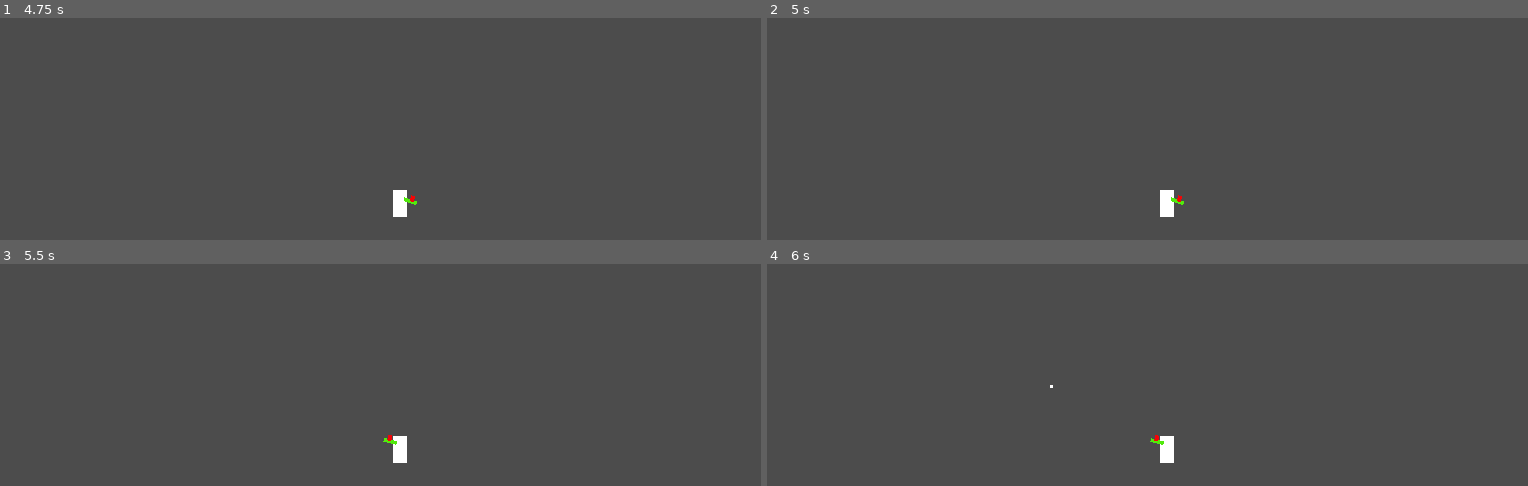
Above: before the commit, frames 1-4 (two rows, left to right).
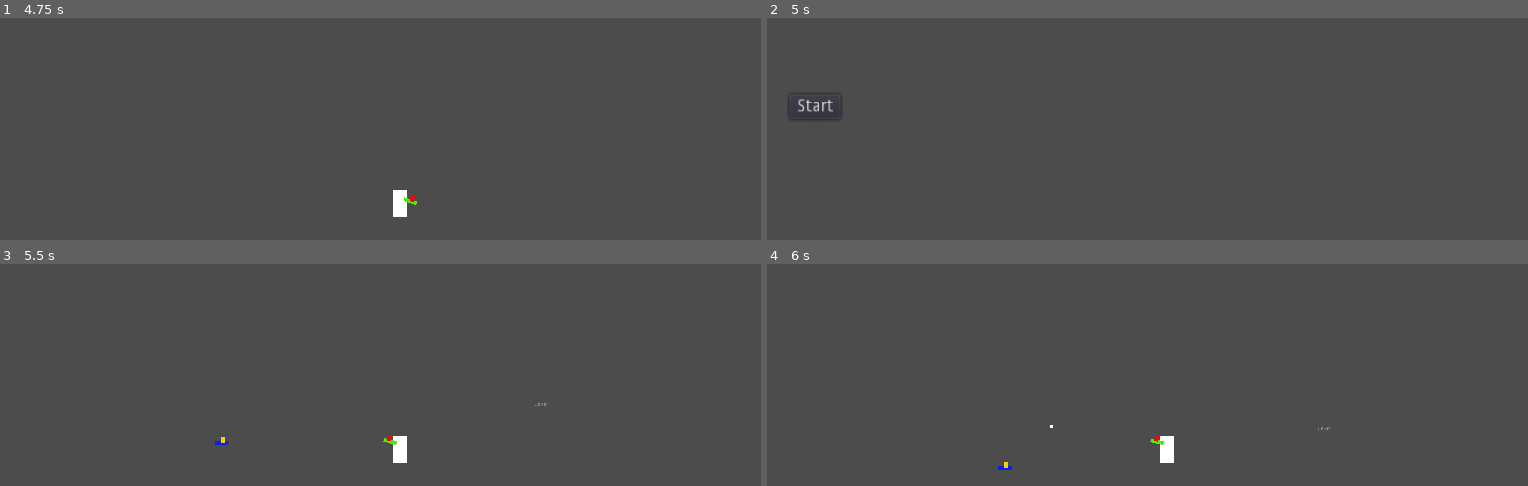
Above: after the commit, the same moments.

Repository: LuizzDutra/Remorse-of-Blue-Pen
Game: Godot game, scene res://Base.tscn
Same seed, same stepped clock (60 frames per second), same inputs: the game is played once before the commit and once after it.
Inputs (mouse positions are in pixels of both pictures, inside the frame that each line leads up to):
- Up to frame 1 (4.75 s): click "Start" at 0.5 s; tap Enter at 1.25, 2.75, 4.25 s; move the mouse to (578, 186) at 1.27 s; hold Shift (dash) 1.28-2.03 s; hold D (move_right) 1.28-2.78 s; tap W (jump) at 1.52, 2.27, 3.77, 4.52 s; tap Space at 2, 3.5 s; move the mouse to (243, 233) at 2.02 s; tap E (interact) at 2.1, 4.35 s; move the mouse to (479, 111) at 2.77 s; hold A (move_left) 2.78-3.53 s; click (479, 111) at 2.85 s; move the mouse to (outside the picture) at 3.52 s; hold D (move_right) from 3.53 s (still down); tap Shift (dash) at 3.6 s; move the mouse to (outside the picture) at 4.27 s
- Up to frame 2 (5 s): keep holding D (move_right); tap Escape (ui_cancel) at 4.9 s
- Up to frame 3 (5.5 s): release D (move_right) at 5 s; click (45, 352) at 5 s, where only the run after the commit has a clickable "Start"
- Up to frame 4 (6 s): tap Space at 5.75 s; move the mouse to (926, 388) at 5.77 s; hold A (move_left) from 5.78 s (still down); click (926, 388) at 5.85 s

Frame 1 is identical in both runs. In frame 2, 0.4% of the frame differs, in the area x 2-55%, y 36-90%; in frame 3, less than 0.1%; in frame 4, less than 0.1%.

Commit message:
esc back to menu from hub

Diff:
--- a/Scripts/Game.gd
+++ b/Scripts/Game.gd
@@ -15,3 +15,5 @@
 			var hub = hub_scene.instance()
 			add_child(hub)
 			hub.connect("level_entered", self, "_on_Hub_level_entered")
+		elif event.is_pressed() and has_node("Hub"):
+			get_tree().change_scene("res://Base.tscn")
